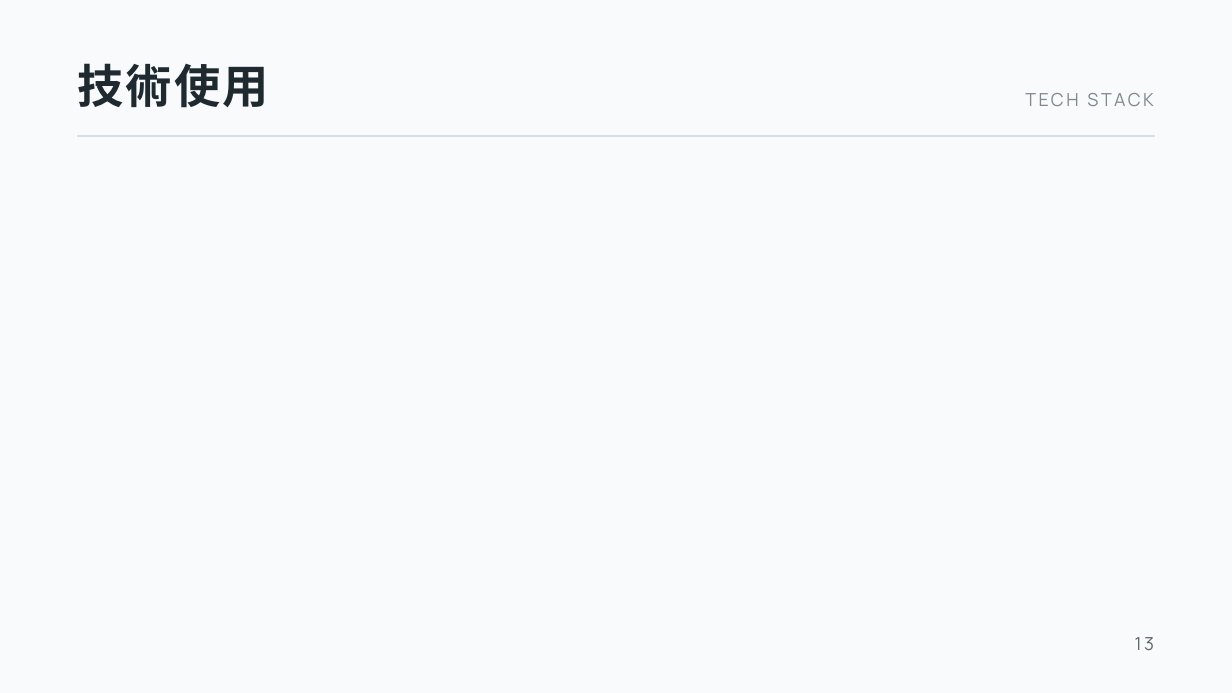
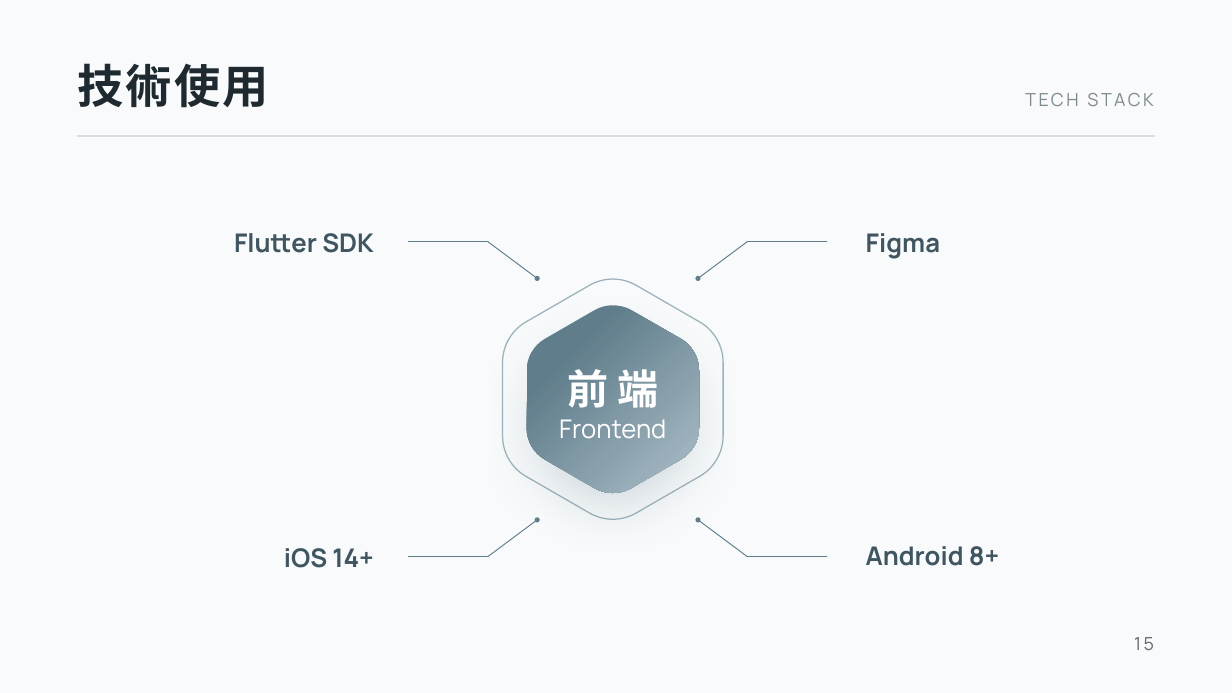
Before and after one commit to SaveMyBook/SaveMyBook, a slide deck: slide 15 of presentation/四技第115414組-救「舊」我的書-初評簡報.pptx (slide 13 before the commit). Drawn at 1232x693 pixels with LibreOffice and Linux fonts; fonts in the diff are those of the drawing. Boxes give left, top, right and bottom in pixels: in the first picture for what was removed or moved away, otherwise in the second. Text is boxed around its words. In the diff, an @@ line names an element or a change of style, - is before the commit and + after.

```diff
--- a/presentation/四技第115414組-救「舊」我的書-初評簡報.pptx
+++ b/presentation/四技第115414組-救「舊」我的書-初評簡報.pptx
@@ text added at bbox=[234, 233, 374, 253], 20 pt, text #3F5560, bold @@
+Flutter SDK
@@ text added at bbox=[866, 233, 940, 259], 20 pt, text #3F5560, bold @@
+Figma
@@ line added from (409, 242) to (488, 242), #607D8B 0.75 pt @@
@@ arrow added from (488, 242) to (537, 278), #607D8B 0.75 pt @@
@@ arrow added from (748, 242) to (698, 278), #607D8B 0.75 pt @@
@@ line added from (827, 242) to (748, 242), #607D8B 0.75 pt @@
@@ freeform shape added at bbox=[503, 279, 724, 519], fill #F8FAFB, outline #607D8B 1 pt @@
@@ freeform shape added at bbox=[527, 305, 700, 493], fill gradient #9DB2BC to #607D8B @@
@@ text added at bbox=[559, 369, 666, 439], 20 pt, text #FFFFFF @@
+前 端
+Frontend
@@ arrow added from (488, 556) to (537, 520), #607D8B 0.75 pt @@
@@ arrow added from (748, 556) to (698, 520), #607D8B 0.75 pt @@
@@ text added at bbox=[284, 548, 374, 568], 20 pt, text #3F5560, bold @@
+iOS 14+
@@ line added from (409, 556) to (488, 556), #607D8B 0.75 pt @@
@@ line added from (827, 556) to (748, 556), #607D8B 0.75 pt @@
@@ text added at bbox=[866, 546, 999, 566], 20 pt, text #3F5560, bold @@
+Android 8+
@@ page number at bbox=[1134, 637, 1154, 650]: text changed @@
-13
+15
```
Also in this commit, not shown: 4 other slides changed, 8 slides added, 2 slides removed, 1 other file.
